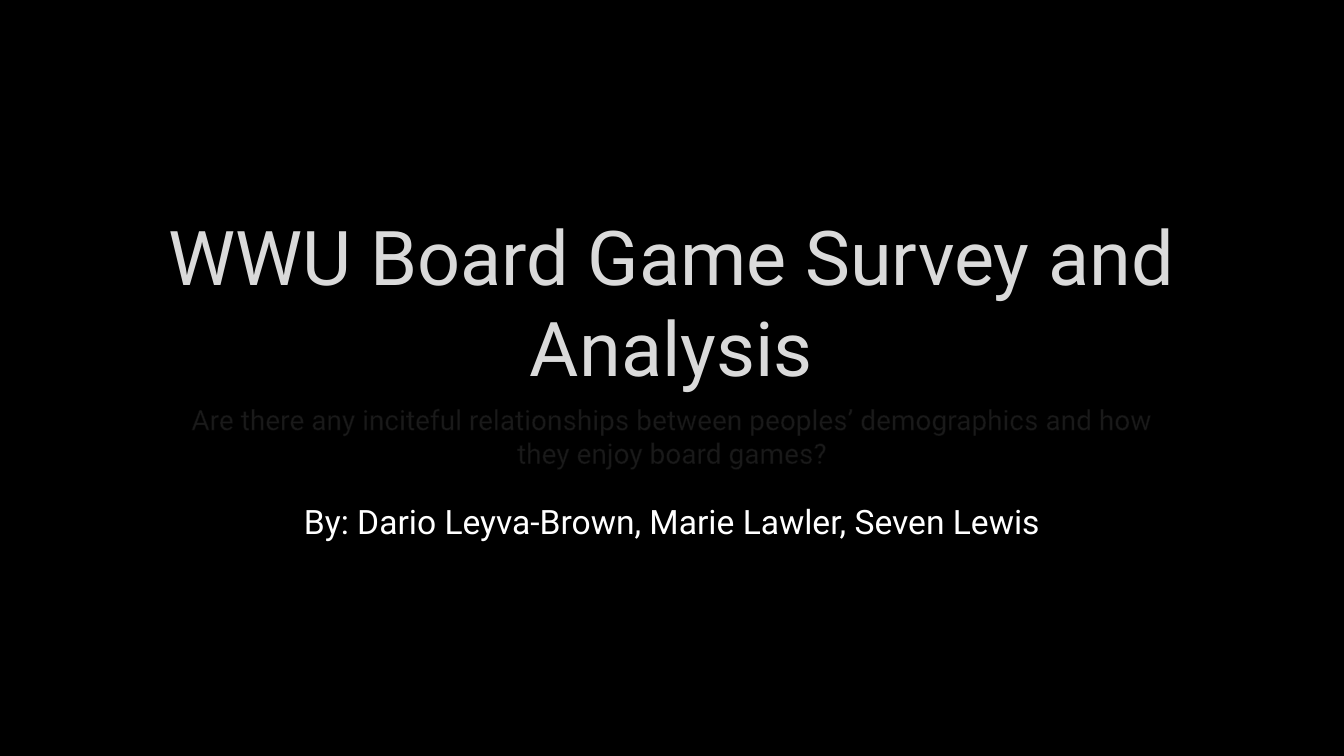
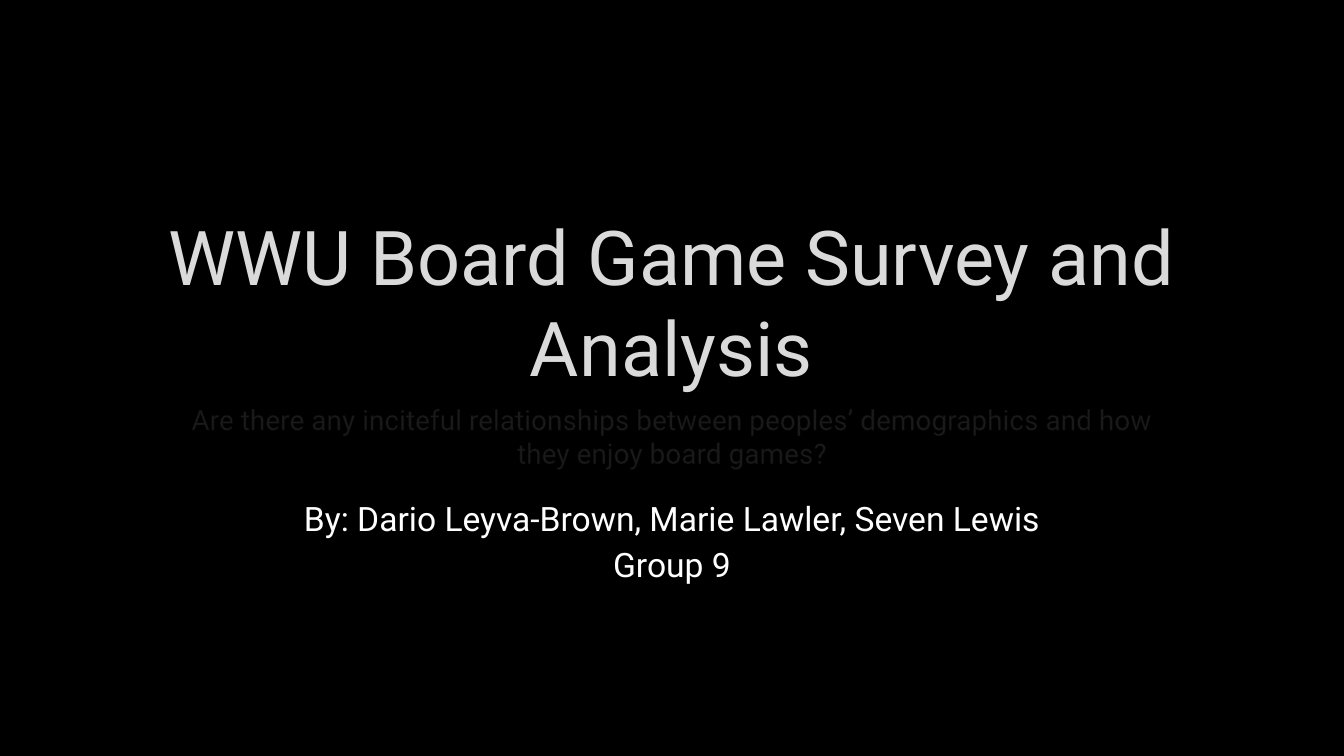
Before and after one commit to sevenwwu/sevenwwu.github.io, a slide deck: slide 1 of write-ups/presentation.pptx. Drawn at 1344x756 pixels with LibreOffice and Linux fonts; fonts in the diff are those of the drawing; background and template pictures are left out. Boxes give left, top, right and bottom in pixels: in the first picture for what was removed or moved away, otherwise in the second. Text is boxed around its words. In the diff, an @@ line names an element or a change of style, - is before the commit and + after.

```diff
--- a/write-ups/presentation.pptx
+++ b/write-ups/presentation.pptx
@@ text at bbox=[304, 505, 1040, 538]: line spacing 0.9 to 0.8 @@
@@ text at bbox=[613, 552, 731, 584]: paragraph added @@
+Group 9
```
Also in this commit, not shown: 6 other slides changed, 6 slides added, 2 slides removed.
